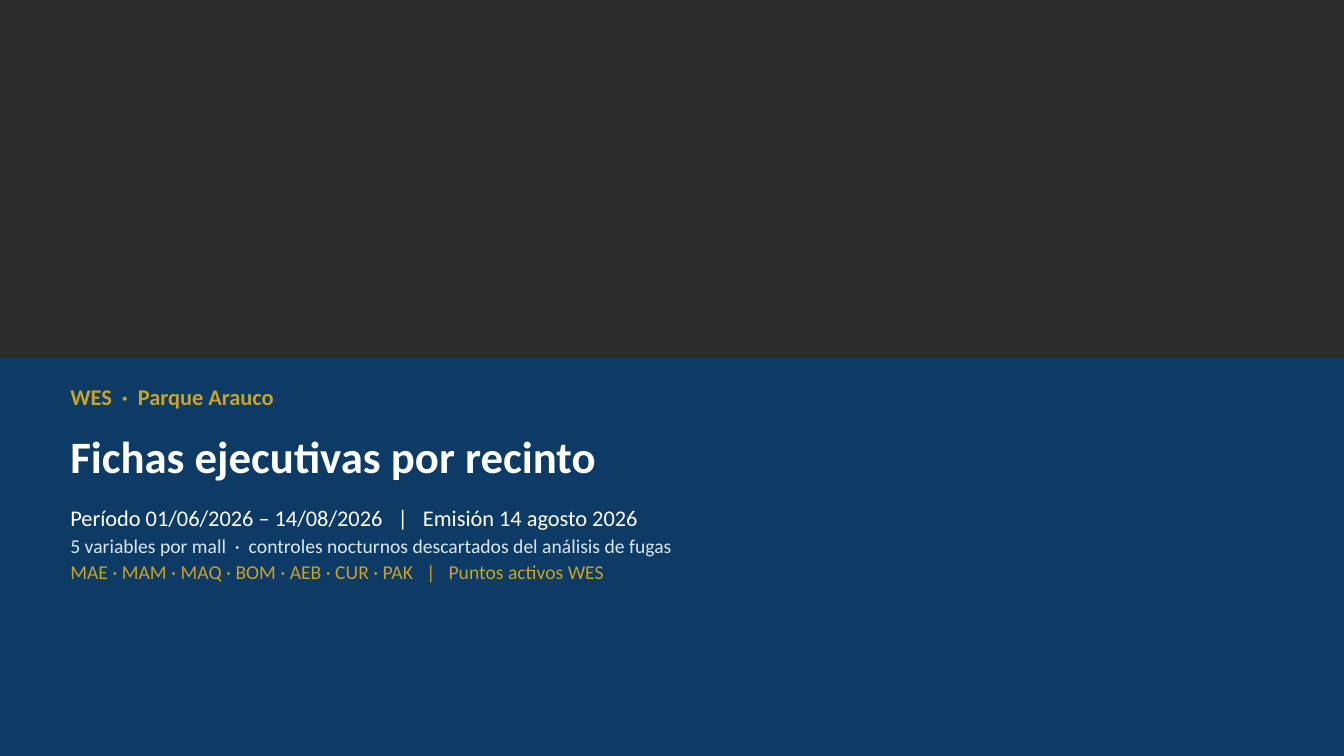
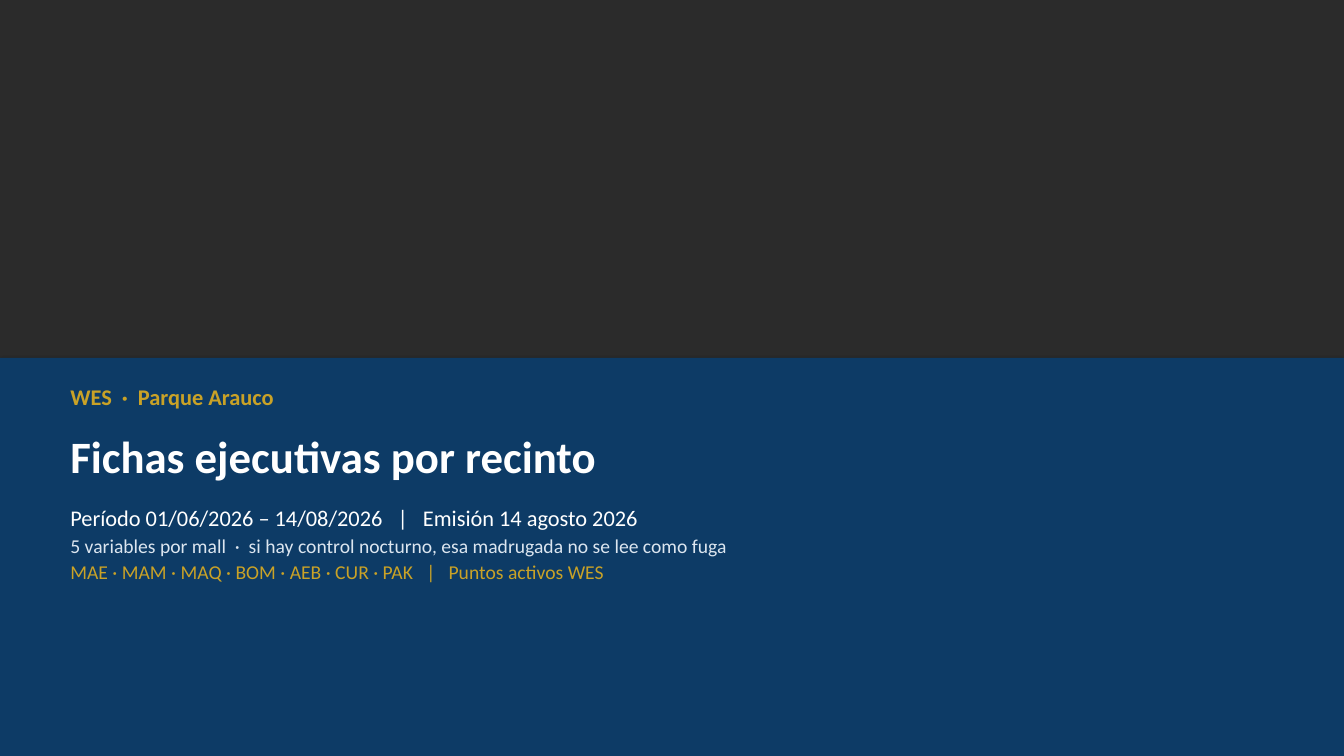
Before and after one commit to anibaloperacionesWes/wes-scripts, a slide deck: slide 1 of reports/Parque_Arauco/TMP_7MALLS/entrega_diego_anibal/Fichas_ejecutivas_Parque_Arauco_20260814.pptx. Drawn at 1344x756 pixels with LibreOffice and Linux fonts; fonts in the diff are those of the drawing; background and template pictures are left out; a plain dark background stands for a picture behind light text. Boxes give left, top, right and bottom in pixels: in the first picture for what was removed or moved away, otherwise in the second. Text is boxed around its words. In the diff, an @@ line names an element or a change of style, - is before the commit and + after.

```diff
--- a/reports/Parque_Arauco/TMP_7MALLS/entrega_diego_anibal/Fichas_ejecutivas_Parque_Arauco_20260814.pptx
+++ b/reports/Parque_Arauco/TMP_7MALLS/entrega_diego_anibal/Fichas_ejecutivas_Parque_Arauco_20260814.pptx
@@ text at (x1=70, y1=539, x2=727, y2=557): text changed @@
-5 variables por mall · controles nocturnos descartados del análisis de fugas
+5 variables por mall · si hay control nocturno, esa madrugada no se lee como fuga
```
Also in this commit, not shown: 9 other slides changed, 3 other files.
